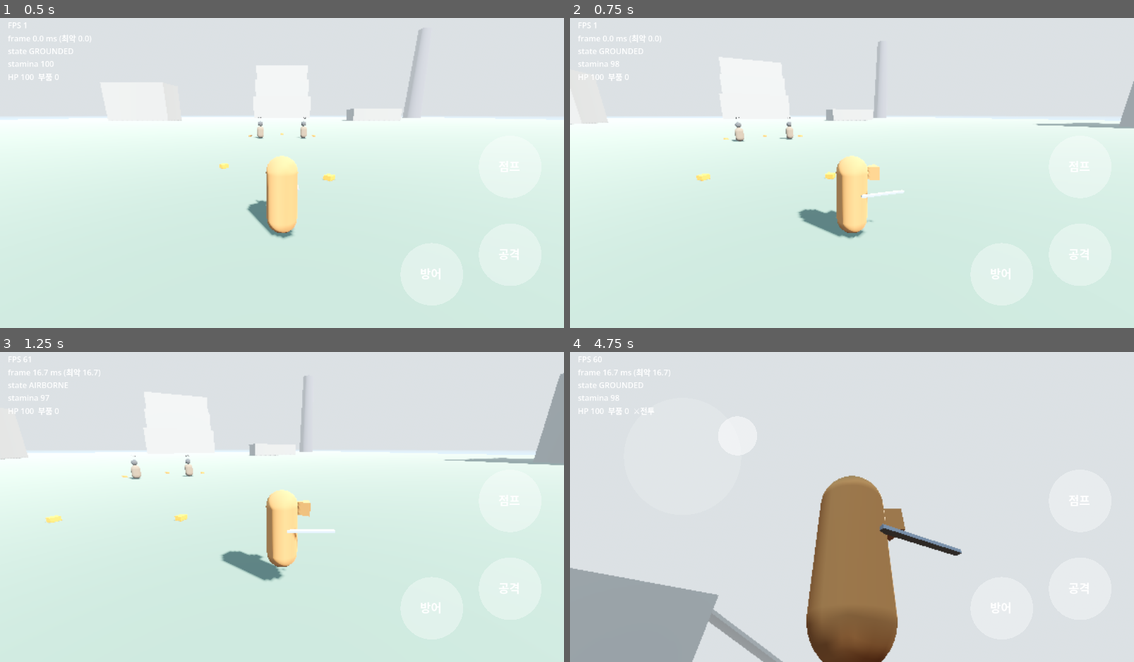
Above: before the commit, frames 1-4 (two rows, left to right).
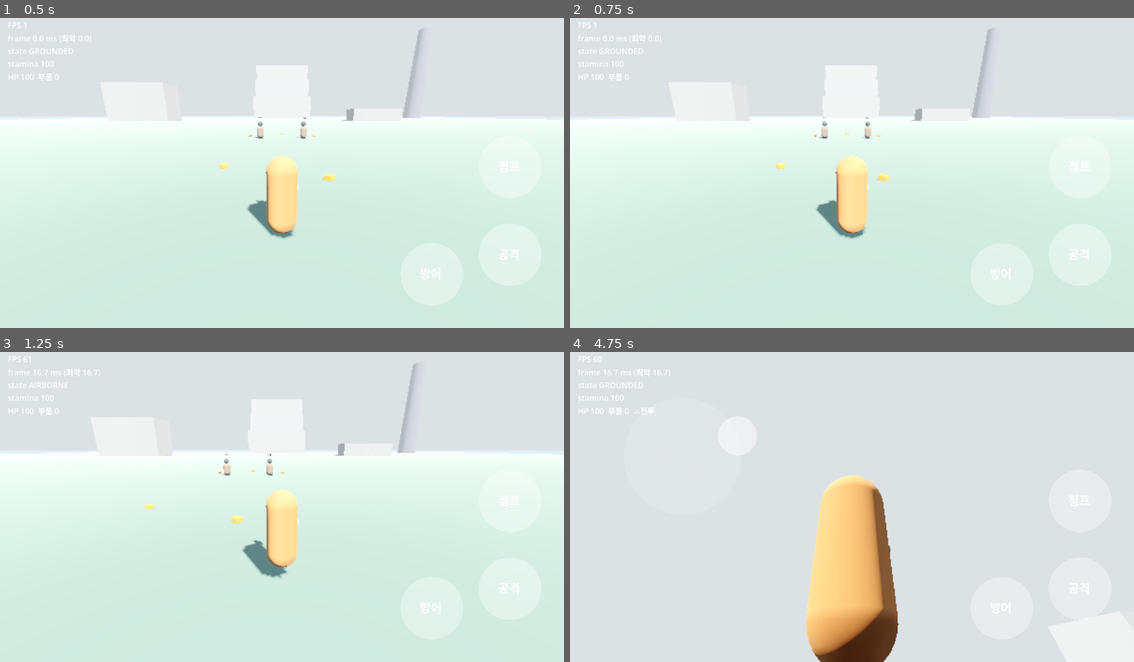
Above: after the commit, the same moments.

Repository: yeongkim0814-svg/Open-world
Game: Godot game, scene res://scenes/test_island.tscn
Same seed, same stepped clock (60 frames per second), same inputs: the game is played once before the commit and once after it.
Inputs (mouse positions are in pixels of both pictures, inside the frame that each line leads up to):
- Up to frame 1 (0.5 s): no input
- Up to frame 2 (0.75 s): move the mouse to (976, 154) at 0.52 s; hold D (move_right) from 0.53 s (still down); hold J (attack) from 0.53 s (still down); click (976, 154) at 0.67 s
- Up to frame 3 (1.25 s): keep holding D (move_right); keep holding J (attack); tap Space (jump) at 0.77 s; tap Ctrl (walk) at 0.8 s
- Up to frame 4 (4.75 s): release D (move_right) at 1.25 s; release J (attack) at 1.25 s; drag from (739, 519) to (823, 565) at 1.27 s; move the mouse to (908, 435) at 2.02 s; hold D (move_right) 2.03-2.75 s; hold J (attack) 2.03-2.75 s; tap Ctrl (walk) at 2.3 s; drag from (823, 565) to (682, 457) at 2.77 s; move the mouse to (1021, 550) at 3.52 s; hold A (move_left) 3.53-4.25 s; hold Ctrl (walk) 3.53-4.25 s; tap E (interact) at 3.6 s; tap Space (jump) at 3.77 s; drag from (682, 457) to (767, 423) at 4.27 s

Frame 1 is identical in both runs. In frame 2, 2.5% of the frame differs, in the area x 0-100%, y 3-72%; in frame 3, 3.5%; in frame 4, 15%, in the area x 0-70%, y 13-100%.

Commit message:
feat: 3인칭 슈터식 이동 — 캐릭터는 항상 카메라 방향, 스틱은 카메라 기준
- 캐릭터는 항상 카메라 방향을 봄 (카메라를 돌리면 같이 회전), 옆·뒤는 게걸음·뒷걸음
- 달리기는 스틱이 정면 100° 안 + 60% 이상일 때만, 옆·뒤는 세기와 상관없이 걷기
- 자동 달리기는 카메라 정면 직진, 전투 중에도 사용 가능
- 카메라 자동 회전 제거 (등반 후 등 뒤 복귀만 유지)
- 회피 방향은 카메라 기준, 공격 시 자동 조준 방향을 0.35초 유지

Co-Authored-By: Claude Opus 5.5 <noreply@anthropic.com>
Claude-Session: https://claude.ai/code/session_01PShdycDoYj1ffFPsLxdXpC

Diff:
--- a/scripts/core/locomotion.gd
+++ b/scripts/core/locomotion.gd
@@ -172,9 +172,14 @@
 	return _world_dir(intent)
 
 
-## 달리기(직접: 스틱 run_threshold 이상 / 자동 달리기)인지.
+## 달리기인지: 자동 달리기, 또는 스틱을 정면 run_cone_deg 안으로 run_threshold 이상 밀었을 때.
+## 옆·뒤로 미는 것은 세기와 상관없이 걷기 (캐릭터는 항상 카메라를 보므로 게걸음·뒷걸음).
 static func wants_run(intent: InputIntent, tuning: MovementTuning) -> bool:
-	return intent.auto_run or intent.move.length() >= tuning.run_threshold
+	if intent.auto_run:
+		return true
+	if intent.move.length() < tuning.run_threshold:
+		return false
+	return absf(Vector2.UP.angle_to(Vector2(intent.move.x, -intent.move.y))) <= deg_to_rad(tuning.run_cone_deg) * 0.5
 
 
 func _world_dir(intent: InputIntent) -> Vector3:
--- a/scripts/core/movement_tuning.gd
+++ b/scripts/core/movement_tuning.gd
@@ -6,6 +6,7 @@
 @export var walk_speed := 4.0
 @export var run_speed := 7.0
 @export var run_threshold := 0.6      ## 스틱을 이 비율 이상 밀면 달리기
+@export var run_cone_deg := 100.0     ## 달리기는 스틱이 정면 이 각도(전체) 안일 때만. 옆·뒤는 항상 걷기
 @export var jump_velocity := 5.0
 @export var gravity := 20.0
 @export var climb_speed := 2.0
--- a/scripts/core/view_rule.gd
+++ b/scripts/core/view_rule.gd
@@ -1,32 +1,16 @@
 class_name ViewRule
 extends RefCounted
-## 바라보기·카메라 규칙 (C14 개정).
-## 걷기 = 둘러보기 모드: 카메라를 돌려도 캐릭터 방향 유지, 카메라 자동 회전 없음 (평상시·전투 공통).
-##   단, 평상시 정지 상태에서 걷기를 시작하는 순간에만 카메라 방향으로 몸을 맞춘다.
-## 달리기(직접·자동) = 카메라와 한 몸: 캐릭터는 이동 방향을 보고, 카메라는 등 뒤를 따라간다.
-## 등반 = 카메라 자유 (입력은 벽 기준), 회피 = 방향 고정.
+## 바라보기 규칙 (C14 개정 2, 3인칭 슈터 방식).
+## 캐릭터는 항상 카메라 방향을 본다 — 오른손으로 카메라를 돌리면 캐릭터도 같이 돈다.
+## 이동은 카메라 기준 스틱 방향 (옆·뒤는 게걸음·뒷걸음). 등반 = 벽, 회피 = 시작 방향 고정.
 
-enum Facing { KEEP, MOVE, CAMERA, WALL }
+enum Facing { CAMERA, KEEP, WALL }
 
 
-## walk_start = 정지 상태에서 막 걷기 시작해 정렬 중인지 (Player가 판정).
-static func facing(state: Locomotion.State, intent: InputIntent, tuning: MovementTuning, walk_start: bool) -> Facing:
+static func facing(state: Locomotion.State, _intent: InputIntent = null) -> Facing:
 	match state:
 		Locomotion.State.DODGING:
 			return Facing.KEEP
 		Locomotion.State.CLIMBING:
 			return Facing.WALL
-		Locomotion.State.GLIDING:
-			return Facing.MOVE
-	if Locomotion.wants_run(intent, tuning):
-		return Facing.MOVE
-	if walk_start and not intent.in_combat:
-		return Facing.CAMERA
-	return Facing.KEEP
-
-
-## 카메라가 캐릭터 등 뒤로 자동 정렬하는지: 지상·공중에서 달리는 동안만.
-static func camera_follows(state: Locomotion.State, intent: InputIntent, tuning: MovementTuning) -> bool:
-	if state != Locomotion.State.GROUNDED and state != Locomotion.State.AIRBORNE:
-		return false
-	return Locomotion.wants_run(intent, tuning) and (intent.auto_run or not intent.move.is_zero_approx())
+	return Facing.CAMERA
--- a/scripts/nodes/player.gd
+++ b/scripts/nodes/player.gd
@@ -28,9 +28,9 @@
 const CLIMB_CAMERA_RETURN_TIME := 0.3
 const CLIMB_CAMERA_RETURN_DEG_PER_SEC := 600.0
 var _swing_tween: Tween
-var _was_moving := false
-var _walk_aligning := false
-var _align_yaw := 0.0
+const ATTACK_FACE_LOCK := 0.35       ## 공격 후 자동 조준 방향 유지 시간 (s)
+var _attack_face_lock := 0.0
+var _return_yaw := 0.0
 var _was_climbing := false
 var _camera_return := 0.0
 var parts := 0                     ## 주운 기계 부품 수 (M2)
@@ -67,7 +67,6 @@
 		_intent.jump_pressed = false
 		_intent.auto_run = false
 
-	_track_walk_start()
 	_update_interaction()
 	_aim_probe()
 	var v := locomotion.step(_intent, _sense(), delta)
@@ -98,52 +97,34 @@
 	}
 
 
-## 바라보기 (ViewRule): 걷기 = 유지 (평상시 정지→걷기 시작 순간만 카메라 방향으로 맞춤),
-## 달리기 = 이동 방향, 등반 = 벽, 회피 = 고정, 활공 = 이동 방향.
+## 바라보기 (ViewRule): 항상 카메라 방향 / 등반 = 벽 / 회피 = 고정.
+## 공격 직후 ATTACK_FACE_LOCK 동안은 자동 조준한 적 쪽을 유지한다.
 func _update_facing(delta: float) -> void:
-	var look := Vector3.ZERO
-	match ViewRule.facing(locomotion.state, _intent, tuning, _walk_aligning):
+	_attack_face_lock = maxf(_attack_face_lock - delta, 0.0)
+	match ViewRule.facing(locomotion.state):
 		ViewRule.Facing.KEEP:
 			return
 		ViewRule.Facing.WALL:
 			if _wall_ray.is_colliding():
-				look = -_wall_ray.get_collision_normal()
-		ViewRule.Facing.MOVE:
-			look = Vector3(velocity.x, 0.0, velocity.z)
+				var look := -_wall_ray.get_collision_normal()
+				_facing.rotation.y = lerp_angle(_facing.rotation.y, atan2(-look.x, -look.z), minf(TURN_SPEED * delta, 1.0))
 		ViewRule.Facing.CAMERA:
-			look = Vector3.FORWARD.rotated(Vector3.UP, _align_yaw)
-			if absf(angle_difference(_facing.rotation.y, _align_yaw)) < deg_to_rad(3.0):
-				_walk_aligning = false
-	if look.length() < 0.1:
-		return
-	var target_yaw := atan2(-look.x, -look.z)
-	_facing.rotation.y = lerp_angle(_facing.rotation.y, target_yaw, minf(TURN_SPEED * delta, 1.0))
-
-
-## 카메라: 달리는 동안 등 뒤로 자동 정렬, 등반이 끝나면 한 번 복귀(0.3초), 그 외(걷기·정지·전투 걷기)는 자유.
+			if _attack_face_lock <= 0.0:
+				_facing.rotation.y = _camera.yaw
+
+
+## 카메라: 자동 회전 없음. 등반이 끝나면(올라서거나 뛰어내림) 0.3초에 걸쳐 등 뒤(벽 방향)로 복귀.
 func _update_camera(delta: float) -> void:
 	var climbing := locomotion.state == Locomotion.State.CLIMBING
 	if _was_climbing and not climbing and not _intent.camera_held:
 		_camera_return = CLIMB_CAMERA_RETURN_TIME
+		_return_yaw = _facing.rotation.y
 	_was_climbing = climbing
 	if _intent.camera_held:
 		_camera_return = 0.0
 	if _camera_return > 0.0:
 		_camera_return -= delta
-		_camera.yaw = CameraFollow.turn_toward(_camera.yaw, _facing.rotation.y, deg_to_rad(CLIMB_CAMERA_RETURN_DEG_PER_SEC) * delta)
-	elif ViewRule.camera_follows(locomotion.state, _intent, tuning):
-		_camera.follow(_facing.rotation.y, delta, _intent.camera_held, false)
-
-
-## 정지 상태에서 걷기를 시작하는 순간을 감지 (그때만 카메라 방향으로 몸을 맞춤).
-func _track_walk_start() -> void:
-	var moving := not _intent.move.is_zero_approx() or _intent.auto_run
-	if moving and not _was_moving:
-		_walk_aligning = true
-		_align_yaw = _camera.yaw
-	elif not moving:
-		_walk_aligning = false
-	_was_moving = moving
+		_camera.yaw = CameraFollow.turn_toward(_camera.yaw, _return_yaw, deg_to_rad(CLIMB_CAMERA_RETURN_DEG_PER_SEC) * delta)
 
 
 ## 벽 감지 레이를 이동 방향으로 돌린다 (등반 중에는 벽 쪽 유지, 이동이 없으면 바라보는 방향).
@@ -192,16 +173,11 @@
 		if d <= THREAT_RANGE and e.is_threatening():
 			threatened = true
 	combat.tick(_intent, delta)
-	var was_in_combat := combat.state.active
 	_intent.in_combat = combat.state.update(nearest, combat.engaged_this_tick, delta)
 	_intent.threatened = threatened
-	_intent.facing_yaw = _facing.rotation.y
+	_intent.facing_yaw = _camera.yaw     # 회피 방향은 카메라 기준
 	if touch_controls:
 		touch_controls.set_threatened(threatened)
-		if _intent.in_combat and not was_in_combat:
-			touch_controls.cancel_auto_run()
-	if _intent.in_combat:
-		_intent.auto_run = false
 
 
 func facing_forward() -> Vector3:
@@ -209,9 +185,12 @@
 
 
 func face_toward(point: Vector3) -> void:
+	if locomotion.state == Locomotion.State.DODGING:
+		return
 	var to := point - global_position
 	if Vector2(to.x, to.z).length() > 0.01:
 		_facing.rotation.y = atan2(-to.x, -to.z)
+		_attack_face_lock = ATTACK_FACE_LOCK
 
 
 ## 검 휘두르기 연출 (콤보 단계마다 방향을 바꿔 좌우로 벤다). 강공격은 위에서 아래로.
--- a/tests/unit/test_locomotion_ground.gd
+++ b/tests/unit/test_locomotion_ground.gd
@@ -83,3 +83,19 @@
 	l.step(i, _floor(), DT)
 	for k in 30: l.step(_intent(), _floor(), DT)          # 0.5초 > 0.45
 	assert_eq(l.state, Locomotion.State.GROUNDED); assert_false(l.is_invulnerable())
+
+func test_side_full_push_walks():
+	var v := _loco().step(_intent(Vector2(1, 0)), _floor(), DT)
+	assert_almost(Vector2(v.x, v.z).length(), t.walk_speed, 0.001, "옆은 세기와 상관없이 걷기")
+
+func test_back_full_push_walks():
+	var v := _loco().step(_intent(Vector2(0, -1)), _floor(), DT)
+	assert_almost(Vector2(v.x, v.z).length(), t.walk_speed, 0.001, "뒤는 걷기")
+
+func test_forward_40_degrees_full_push_runs():
+	var v := _loco().step(_intent(Vector2(sin(deg_to_rad(40.0)), cos(deg_to_rad(40.0)))), _floor(), DT)
+	assert_almost(Vector2(v.x, v.z).length(), t.run_speed, 0.001, "정면 100° 안(좌우 50°)은 달리기")
+
+func test_forward_60_degrees_full_push_walks():
+	var v := _loco().step(_intent(Vector2(sin(deg_to_rad(60.0)), cos(deg_to_rad(60.0)))), _floor(), DT)
+	assert_almost(Vector2(v.x, v.z).length(), t.walk_speed)
--- a/tests/unit/test_view_rule.gd
+++ b/tests/unit/test_view_rule.gd
@@ -1,42 +1,19 @@
 extends TestCase
-## 바라보기·카메라 규칙: 걷기 = 둘러보기(방향 유지), 달리기 = 카메라와 한 몸, 등반 = 카메라 자유.
+## 바라보기 규칙 (C14 개정 2): 캐릭터는 항상 카메라 방향. 등반 = 벽, 회피 = 고정.
 const S := Locomotion.State
 var t := MovementTuning.new()
 func _i(move := Vector2.ZERO) -> InputIntent:
 	var i := InputIntent.new(); i.move = move; return i
 
-func test_walking_keeps_facing_even_while_camera_turns():
-	var i := _i(Vector2(0.3, 0)); i.camera_held = true
-	assert_eq(ViewRule.facing(S.GROUNDED, i, t, false), ViewRule.Facing.KEEP)
+func test_faces_camera_while_walking_sideways():
+	assert_eq(ViewRule.facing(S.GROUNDED, _i(Vector2(-0.4, 0))), ViewRule.Facing.CAMERA)
 
-func test_walking_in_combat_keeps_facing():
-	var i := _i(Vector2(-0.4, 0)); i.in_combat = true
-	assert_eq(ViewRule.facing(S.GROUNDED, i, t, false), ViewRule.Facing.KEEP)
+func test_faces_camera_while_running_and_idle():
+	assert_eq(ViewRule.facing(S.GROUNDED, _i(Vector2(0, 1))), ViewRule.Facing.CAMERA)
+	assert_eq(ViewRule.facing(S.GROUNDED, _i()), ViewRule.Facing.CAMERA)
+	assert_eq(ViewRule.facing(S.AIRBORNE, _i()), ViewRule.Facing.CAMERA)
+	assert_eq(ViewRule.facing(S.GLIDING, _i(Vector2(1, 0))), ViewRule.Facing.CAMERA)
 
-func test_walk_start_aligns_to_camera_outside_combat():
-	assert_eq(ViewRule.facing(S.GROUNDED, _i(Vector2(0, 0.3)), t, true), ViewRule.Facing.CAMERA)
-
-func test_walk_start_in_combat_keeps_facing():
-	var i := _i(Vector2(0, 0.3)); i.in_combat = true
-	assert_eq(ViewRule.facing(S.GROUNDED, i, t, true), ViewRule.Facing.KEEP)
-
-func test_running_faces_movement():
-	assert_eq(ViewRule.facing(S.GROUNDED, _i(Vector2(1, 0)), t, false), ViewRule.Facing.MOVE)
-
-func test_auto_run_faces_movement():
-	var i := _i(); i.auto_run = true
-	assert_eq(ViewRule.facing(S.GROUNDED, i, t, false), ViewRule.Facing.MOVE)
-
-func test_dodge_climb_glide():
-	assert_eq(ViewRule.facing(S.DODGING, _i(Vector2(1, 0)), t, false), ViewRule.Facing.KEEP)
-	assert_eq(ViewRule.facing(S.CLIMBING, _i(Vector2(1, 0)), t, false), ViewRule.Facing.WALL)
-	assert_eq(ViewRule.facing(S.GLIDING, _i(Vector2(0.3, 0)), t, false), ViewRule.Facing.MOVE)
-
-func test_camera_follows_only_while_running():
-	assert_true(ViewRule.camera_follows(S.GROUNDED, _i(Vector2(0, 1)), t))
-	var a := _i(); a.auto_run = true
-	assert_true(ViewRule.camera_follows(S.AIRBORNE, a, t))
-	assert_false(ViewRule.camera_follows(S.GROUNDED, _i(Vector2(0.4, 0)), t), "걷기")
-	assert_false(ViewRule.camera_follows(S.GROUNDED, _i(), t), "정지")
-	assert_false(ViewRule.camera_follows(S.CLIMBING, _i(Vector2(0, 1)), t), "등반")
-	assert_false(ViewRule.camera_follows(S.DODGING, _i(Vector2(0, 1)), t), "회피")
+func test_dodge_keeps_and_climb_faces_wall():
+	assert_eq(ViewRule.facing(S.DODGING, _i(Vector2(1, 0))), ViewRule.Facing.KEEP)
+	assert_eq(ViewRule.facing(S.CLIMBING, _i(Vector2(1, 0))), ViewRule.Facing.WALL)
Not shown, changed: docs/design/02-combat-design.md
Not shown, changed: docs/perf/m2-combat-check.md
